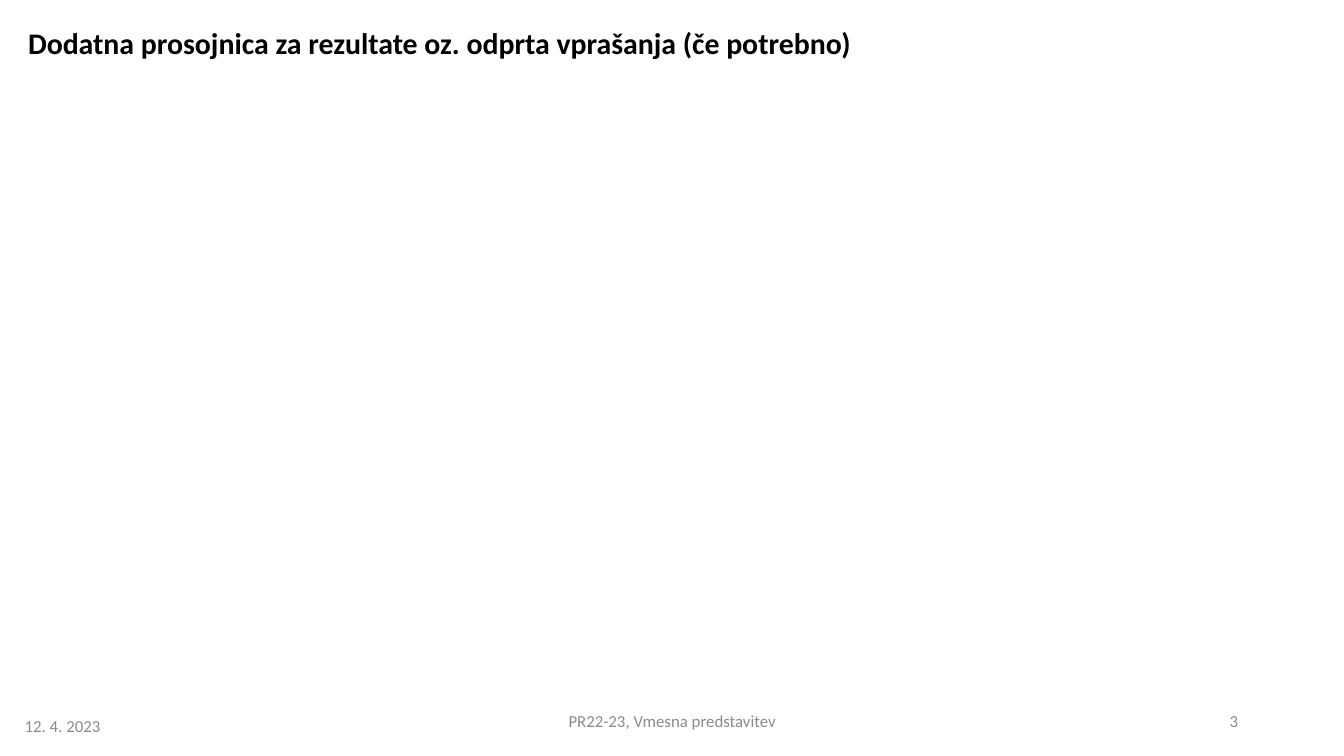
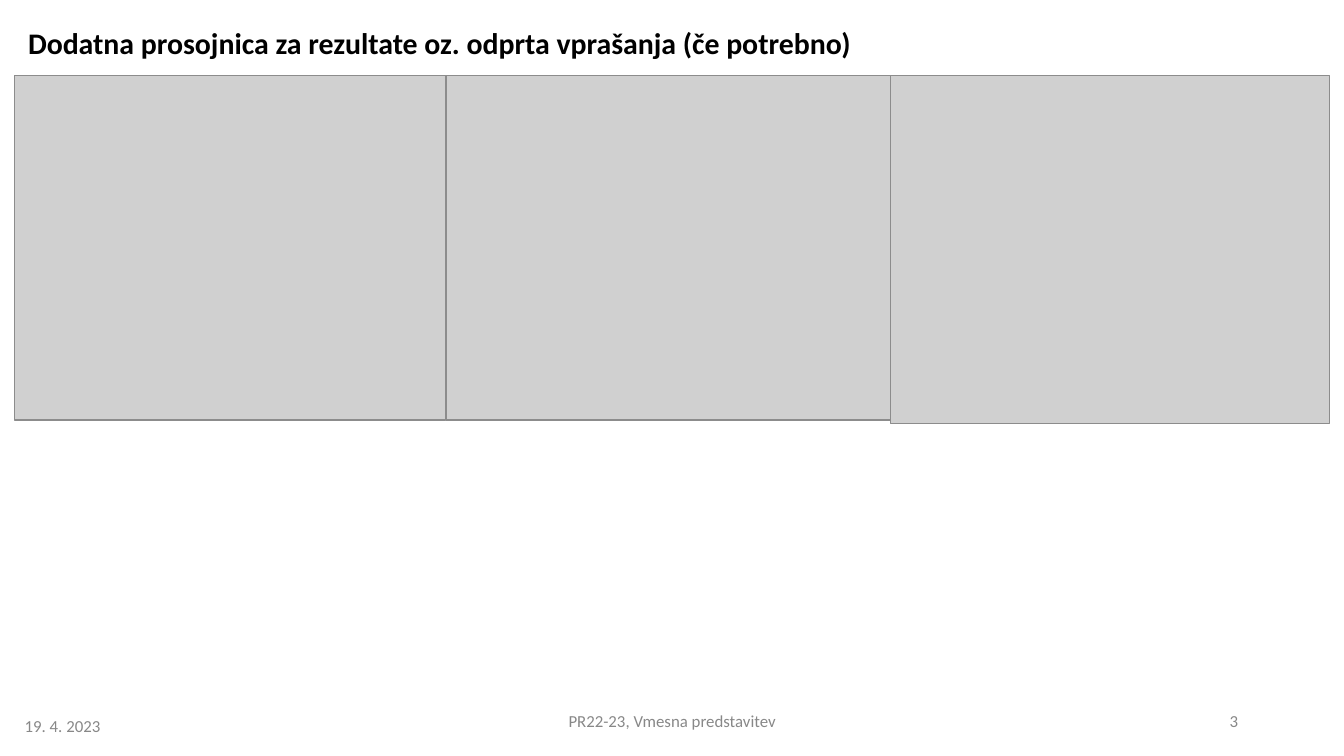
Before and after one commit to ZanJuvan/PR22ZJLH, a slide deck: slide 3 of PR2022-23_vmesna_17.pptx. Drawn at 1344x756 pixels with LibreOffice and Linux fonts; fonts in the diff are those of the drawing; grey boxes stand for pictures. Boxes give left, top, right and bottom in pixels: in the first picture for what was removed or moved away, otherwise in the second. Text is boxed around its words. In the diff, an @@ line names an element or a change of style, - is before the commit and + after.

```diff
--- a/PR2022-23_vmesna_17.pptx
+++ b/PR2022-23_vmesna_17.pptx
@@ picture added at <box>15,75,446,419</box> @@
@@ picture added at <box>446,75,891,419</box> @@
@@ picture added at <box>891,75,1329,423</box> @@
@@ text at <box>25,721,100,732</box>: text changed; text colour #8C8C8C to #888888 @@
-12. 4. 2023
+19. 4. 2023
```
Also in this commit, not shown: 2 other slides changed.
